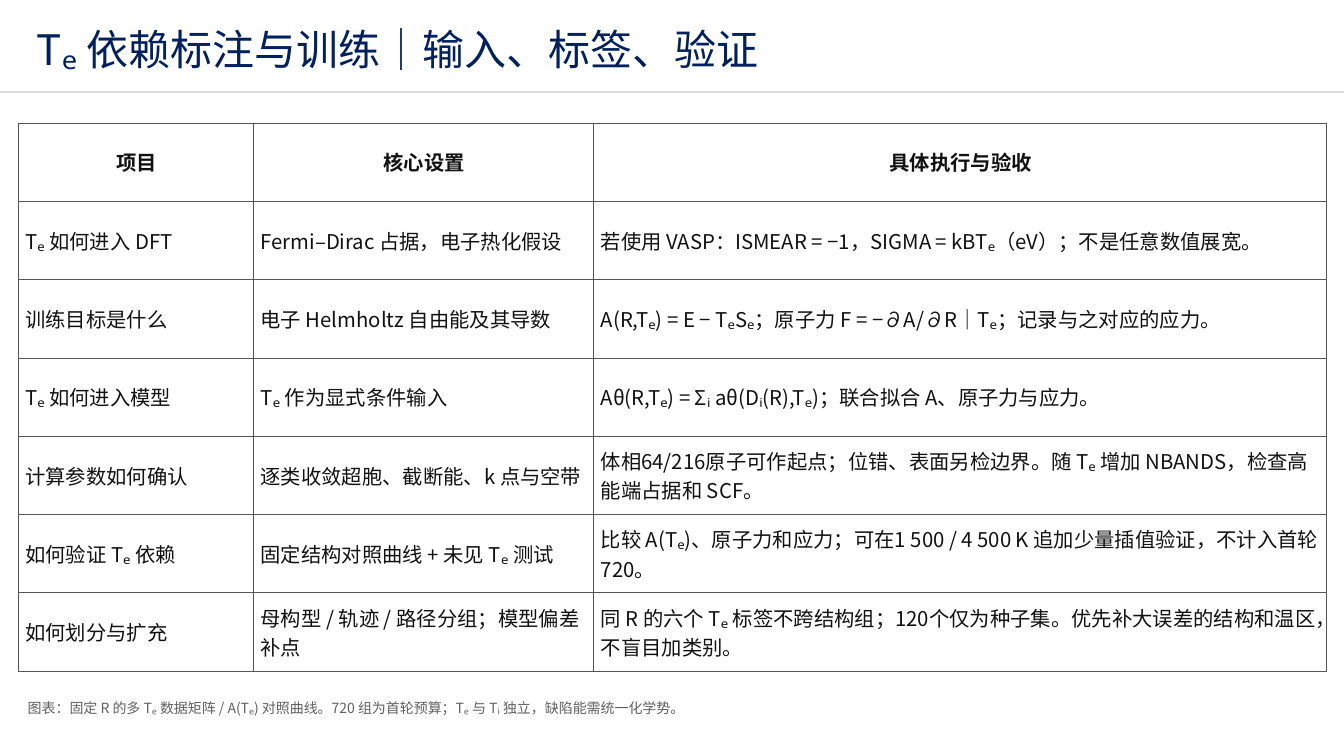
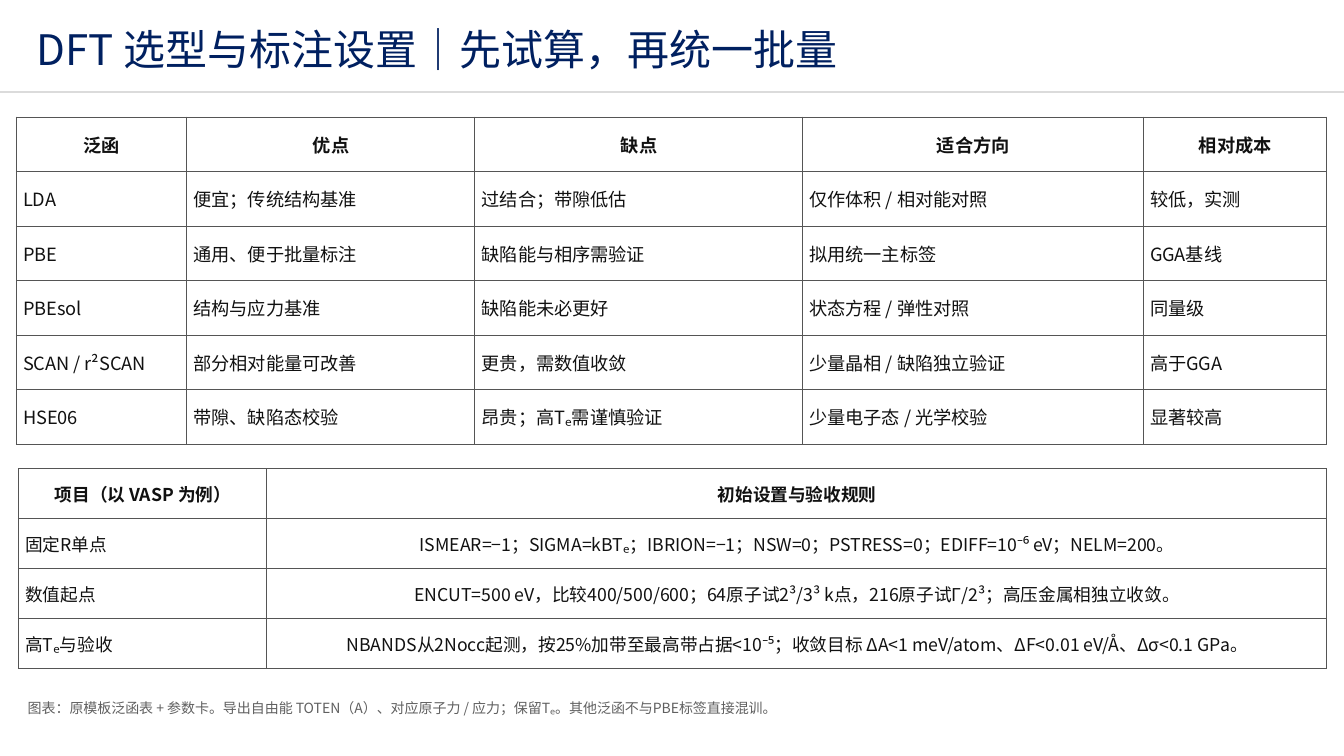
Before and after one commit to Sonnyn207/initial-dataset-configuration, a slide deck: slide 5 of deliverables/Si_Te_Initial_Dataset_5slides.pptx. Drawn at 1344x756 pixels with LibreOffice and Linux fonts; fonts in the diff are those of the drawing. Boxes give left, top, right and bottom in pixels: in the first picture for what was removed or moved away, otherwise in the second. Text is boxed around its words. In the diff, an @@ line names an element or a change of style, - is before the commit and + after.

```diff
--- a/deliverables/Si_Te_Initial_Dataset_5slides.pptx
+++ b/deliverables/Si_Te_Initial_Dataset_5slides.pptx
@@ text at <box>37,28,837,70</box>: text changed @@
-Tₑ 依赖标注与训练｜输入、标签、验证
+DFT 选型与标注设置｜先试算，再统一批量
@@ table at <box>16,117,1327,445</box> @@
-项目 | 核心设置 | 具体执行与验收
-Tₑ 如何进入 DFT | Fermi–Dirac 占据，电子热化假设 | 若使用 VASP：ISMEAR = −1，SIGMA = kBTₑ（eV）；不是任意数值展宽。
-训练目标是什么 | 电子 Helmholtz 自由能及其导数 | A(R,Tₑ) = E − TₑSₑ；原子力 F = −∂A/∂R｜Tₑ；记录与之对应的应力。
-Tₑ 如何进入模型 | Tₑ 作为显式条件输入 | Aθ(R,Tₑ) = Σᵢ aθ(Dᵢ(R),Tₑ)；联合拟合 A、原子力与应力。
-计算参数如何确认 | 逐类收敛超胞、截断能、k 点与空带 | 体相64/216原子可作起点；位错、表面另检边界。随 Tₑ 增加 NBANDS，检查高能端占据和 SCF。
-如何验证 Tₑ 依赖 | 固定结构对照曲线 + 未见 Tₑ 测试 | 比较 A(Tₑ)、原子力和应力；可在1 500 / 4 500 K 追加少量插值验证，不计入首轮720。
-如何划分与扩充 | 母构型 / 轨迹 / 路径分组；模型偏差补点 | 同 R 的六个 Tₑ 标签不跨结构组；120个仅为种子集。优先补大误差的结构和温区，不盲目加类别。
+泛函 | 优点 | 缺点 | 适合方向 | 相对成本
+LDA | 便宜；传统结构基准 | 过结合；带隙低估 | 仅作体积 / 相对能对照 | 较低，实测
+PBE | 通用、便于批量标注 | 缺陷能与相序需验证 | 拟用统一主标签 | GGA基线
+PBEsol | 结构与应力基准 | 缺陷能未必更好 | 状态方程 / 弹性对照 | 同量级
+SCAN / r²SCAN | 部分相对能量可改善 | 更贵，需数值收敛 | 少量晶相 / 缺陷独立验证 | 高于GGA
+HSE06 | 带隙、缺陷态校验 | 昂贵；高Tₑ需谨慎验证 | 少量电子态 / 光学校验 | 显著较高
@@ table: place and size @@
-table at <box>18,123,1327,671</box>
+table at <box>16,117,1327,445</box>
@@ table added at <box>18,469,1327,668</box>, 4 rows, 2 columns @@
+项目（以 VASP 为例） | 初始设置与验收规则
+固定R单点 | ISMEAR=−1；SIGMA=kBTₑ；IBRION=−1；NSW=0；PSTRESS=0；EDIFF=10⁻⁶ eV；NELM=200。
+数值起点 | ENCUT=500 eV，比较400/500/600；64原子试2³/3³ k点，216原子试Γ/2³；高压金属相独立收敛。
+高Tₑ与验收 | NBANDS从2Nocc起测，按25%加带至最高带占据<10⁻⁵；收敛目标 ΔA<1 meV/atom、ΔF<0.01 eV/Å、Δσ<0.1 GPa。
@@ text at <box>28,701,777,715</box>: text changed @@
-图表：固定 R 的多 Tₑ 数据矩阵 / A(Tₑ) 对照曲线。720 组为首轮预算；Tₑ 与 Tᵢ 独立，缺陷能需统一化学势。
+图表：原模板泛函表 + 参数卡。导出自由能 TOTEN（A）、对应原子力 / 应力；保留Tₑ。其他泛函不与PBE标签直接混训。
```
Also in this commit, not shown: 4 other slides changed, 2 other files.
